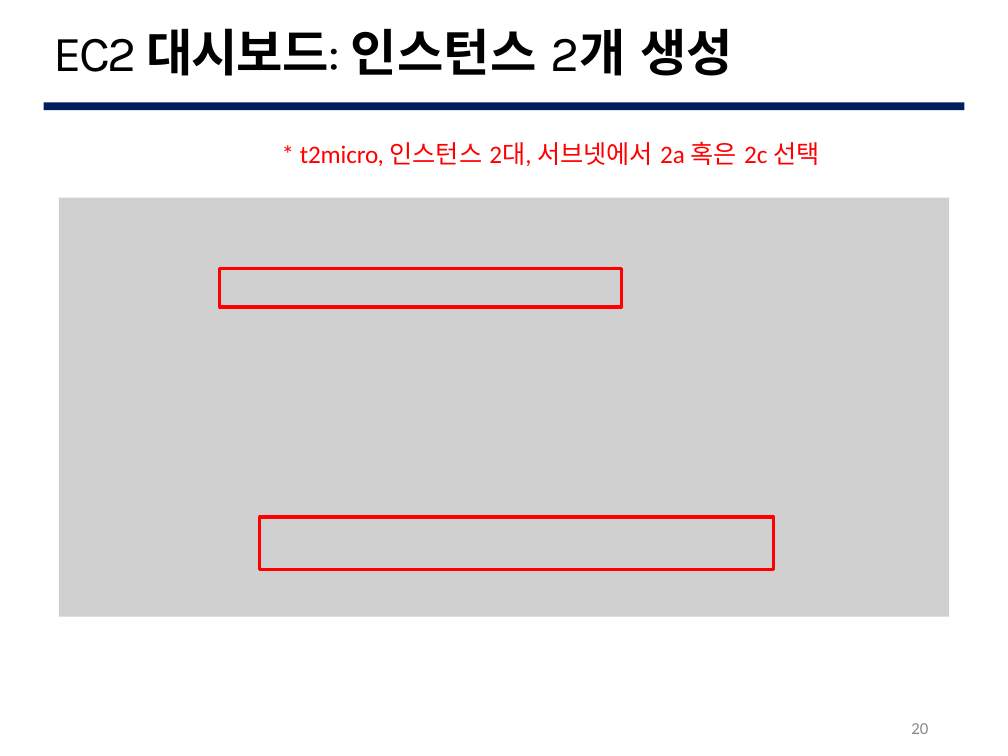
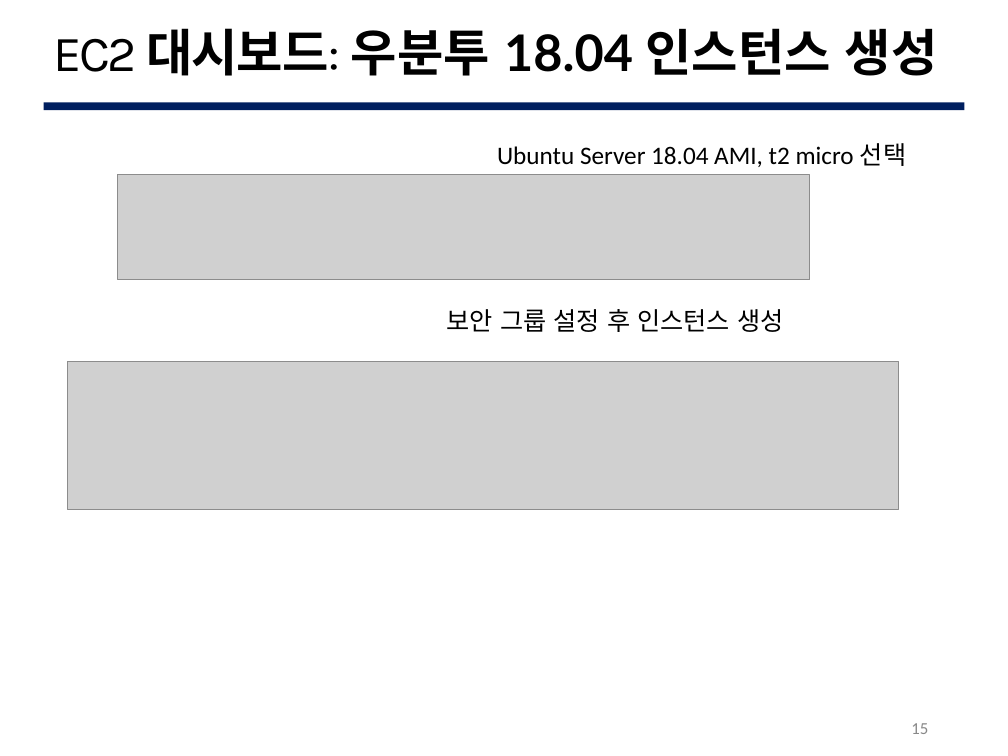
Before and after one commit to lee95292/AWS_Comprehend_onUse, a slide deck: slide 15 of sildes/AWS_Comprehend.pptx (slide 20 before the commit). Drawn at 1008x756 pixels with LibreOffice and Linux fonts; fonts in the diff are those of the drawing; grey boxes stand for pictures; background and template pictures are left out. Boxes give left, top, right and bottom in pixels: in the first picture for what was removed or moved away, otherwise in the second. Text is boxed around its words. In the diff, an @@ line names an element or a change of style, - is before the commit and + after.

Commit message:
slide update

```diff
--- a/sildes/AWS_Comprehend.pptx
+++ b/sildes/AWS_Comprehend.pptx
@@ text at (54, 28, 938, 76): text changed @@
-EC2 대시보드: 인스턴스 2개 생성
+EC2 대시보드: 우분투 18.04 인스턴스 생성
@@ text removed at (300, 141, 819, 166) @@
-* t2micro, 인스턴스 2대, 서브넷에서 2a 혹은 2c 선택
@@ text added at (497, 143, 906, 167), 18 pt, text #000000 @@
+Ubuntu Server 18.04 AMI, t2 micro 선택
@@ picture added at (118, 175, 810, 280) @@
@@ picture removed at (58, 198, 949, 616) @@
@@ freeform shape removed at (220, 268, 774, 570) @@
@@ text added at (447, 309, 783, 332), 18 pt, text #000000 @@
+보안 그룹 설정 후 인스턴스 생성
@@ picture added at (68, 361, 899, 509) @@
@@ page number at (911, 723, 928, 734): text changed @@
-20
+15
```
Also in this commit, not shown: 1 other slide changed, 7 slides added, 41 slides removed.
